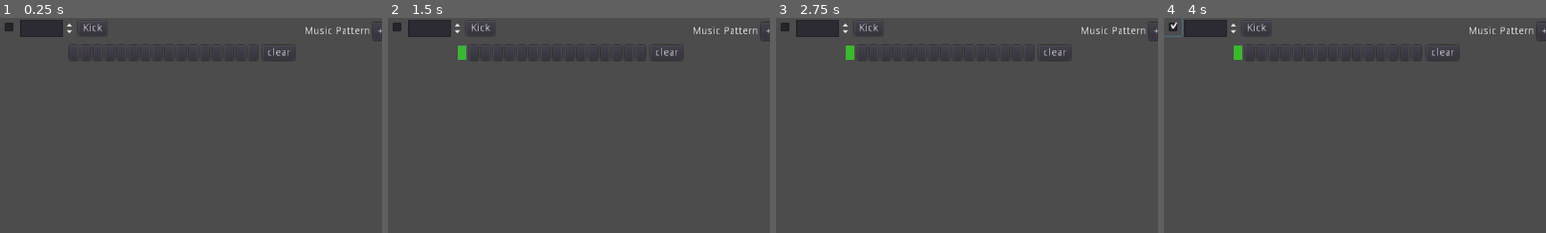
Above: before the commit, frames 1-4 (left to right).
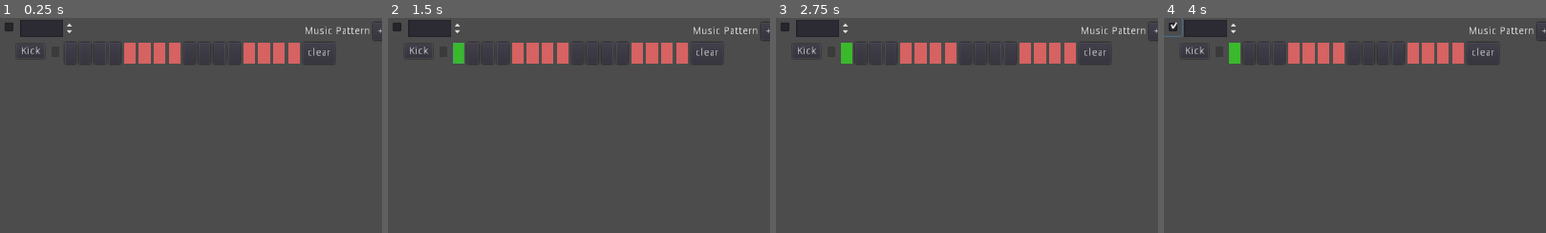
Above: after the commit, the same moments.

Repository: 2439905184/Loops
Game: Godot game, scene res://Main.tscn
Two runs of this game, one before a commit and one after it. Both use one fixed random seed, a clock stepped at 60 frames per second and the inputs below.
Inputs (mouse positions are % of the whole screen's width and height, from its top left; square brackets give the same spot before the commit, where the layout moved):
- Up to frame 1 (0.25 s): no input
- Up to frame 2 (1.5 s): click "clear" at 0.5 s; click (9, 8) [10, 8] at 1.25 s
- Up to frame 3 (2.75 s): click "Play" at 2 s
- Up to frame 4 (4 s): click "Play" at 2.75 s; click (1, 2) at 3.5 s
The pictures show only the part of the screen within x 0-50%, y 0-50%; the shares and areas given below are measured in that part.

The runs differ from the first frame. In frame 1, 2.9% of the frame differs, in the area x 5-88%, y 2-22%; in frame 2, 3.1%; in frame 3, 3.1%; in frame 4, 3.1%.

Commit message:
🎈 perf: 美化通道机架样式

Diff:
--- a/Main.tscn
+++ b/Main.tscn
@@ -6,16 +6,10 @@
 [ext_resource path="res://Main.gd" type="Script" id=4]
 [ext_resource path="res://assets/Grv Kick 25.ogg" type="AudioStream" id=5]
 [ext_resource path="res://a.gd" type="Script" id=6]
+[ext_resource path="res://resource/mulit2.tres" type="StyleBox" id=7]
 
 [node name="Main" type="Node2D"]
 script = ExtResource( 4 )
-
-[node name="clear" type="Button" parent="."]
-margin_left = 352.0
-margin_top = 37.0
-margin_right = 390.0
-margin_bottom = 57.0
-text = "clear"
 
 [node name="JiJIa" type="Node2D" parent="."]
 __meta__ = {
@@ -33,129 +27,174 @@
 margin_bottom = 26.0
 
 [node name="Synth" type="Button" parent="JiJIa"]
-margin_left = 105.0
-margin_top = 4.0
-margin_right = 117.0
-margin_bottom = 24.0
+margin_left = 22.0
+margin_top = 35.0
+margin_right = 60.0
+margin_bottom = 55.0
 text = "Kick"
 
 [node name="kick" type="HBoxContainer" parent="JiJIa"]
-margin_left = 93.0
-margin_top = 37.0
-margin_right = 345.0
-margin_bottom = 57.0
+margin_left = 87.0
+margin_top = 33.0
+margin_right = 449.0
+margin_bottom = 62.0
 script = ExtResource( 6 )
 
 [node name="Button" type="Button" parent="JiJIa/kick"]
-margin_right = 12.0
-margin_bottom = 20.0
+margin_right = 15.0
+margin_bottom = 29.0
+size_flags_horizontal = 3
 custom_styles/pressed = ExtResource( 1 )
 toggle_mode = true
 
 [node name="Button2" type="Button" parent="JiJIa/kick"]
-margin_left = 16.0
-margin_right = 28.0
-margin_bottom = 20.0
+margin_left = 19.0
+margin_right = 35.0
+margin_bottom = 29.0
+size_flags_horizontal = 3
 custom_styles/pressed = ExtResource( 1 )
 toggle_mode = true
 
 [node name="Button3" type="Button" parent="JiJIa/kick"]
-margin_left = 32.0
-margin_right = 44.0
-margin_bottom = 20.0
+margin_left = 39.0
+margin_right = 55.0
+margin_bottom = 29.0
+size_flags_horizontal = 3
 custom_styles/pressed = ExtResource( 1 )
 toggle_mode = true
 
 [node name="Button4" type="Button" parent="JiJIa/kick"]
-margin_left = 48.0
-margin_right = 60.0
-margin_bottom = 20.0
+margin_left = 59.0
+margin_right = 75.0
+margin_bottom = 29.0
+size_flags_horizontal = 3
 custom_styles/pressed = ExtResource( 1 )
 toggle_mode = true
 
 [node name="Button5" type="Button" parent="JiJIa/kick"]
-margin_left = 64.0
-margin_right = 76.0
-margin_bottom = 20.0
-custom_styles/pressed = ExtResource( 1 )
+margin_left = 79.0
+margin_right = 95.0
+margin_bottom = 29.0
+size_flags_horizontal = 3
+custom_styles/hover = ExtResource( 7 )
+custom_styles/pressed = ExtResource( 1 )
+custom_styles/normal = ExtResource( 7 )
 toggle_mode = true
 
 [node name="Button6" type="Button" parent="JiJIa/kick"]
-margin_left = 80.0
-margin_right = 92.0
-margin_bottom = 20.0
-custom_styles/pressed = ExtResource( 1 )
+margin_left = 99.0
+margin_right = 115.0
+margin_bottom = 29.0
+size_flags_horizontal = 3
+custom_styles/hover = ExtResource( 7 )
+custom_styles/pressed = ExtResource( 7 )
+custom_styles/normal = ExtResource( 7 )
 toggle_mode = true
 
 [node name="Button7" type="Button" parent="JiJIa/kick"]
-margin_left = 96.0
-margin_right = 108.0
-margin_bottom = 20.0
-custom_styles/pressed = ExtResource( 1 )
+margin_left = 119.0
+margin_right = 135.0
+margin_bottom = 29.0
+size_flags_horizontal = 3
+custom_styles/hover = ExtResource( 7 )
+custom_styles/pressed = ExtResource( 1 )
+custom_styles/normal = ExtResource( 7 )
 toggle_mode = true
 
 [node name="Button8" type="Button" parent="JiJIa/kick"]
-margin_left = 112.0
-margin_right = 124.0
-margin_bottom = 20.0
-custom_styles/pressed = ExtResource( 1 )
+margin_left = 139.0
+margin_right = 155.0
+margin_bottom = 29.0
+size_flags_horizontal = 3
+custom_styles/hover = ExtResource( 7 )
+custom_styles/pressed = ExtResource( 1 )
+custom_styles/normal = ExtResource( 7 )
 toggle_mode = true
 
 [node name="Button9" type="Button" parent="JiJIa/kick"]
-margin_left = 128.0
-margin_right = 140.0
-margin_bottom = 20.0
+margin_left = 159.0
+margin_right = 175.0
+margin_bottom = 29.0
+size_flags_horizontal = 3
 custom_styles/pressed = ExtResource( 1 )
 toggle_mode = true
 
 [node name="Button10" type="Button" parent="JiJIa/kick"]
-margin_left = 144.0
-margin_right = 156.0
-margin_bottom = 20.0
+margin_left = 179.0
+margin_right = 195.0
+margin_bottom = 29.0
+size_flags_horizontal = 3
 custom_styles/pressed = ExtResource( 1 )
 toggle_mode = true
 
 [node name="Button11" type="Button" parent="JiJIa/kick"]
-margin_left = 160.0
-margin_right = 172.0
-margin_bottom = 20.0
+margin_left = 199.0
+margin_right = 215.0
+margin_bottom = 29.0
+size_flags_horizontal = 3
 custom_styles/pressed = ExtResource( 1 )
 toggle_mode = true
 
 [node name="Button12" type="Button" parent="JiJIa/kick"]
-margin_left = 176.0
-margin_right = 188.0
-margin_bottom = 20.0
+margin_left = 219.0
+margin_right = 235.0
+margin_bottom = 29.0
+size_flags_horizontal = 3
 custom_styles/pressed = ExtResource( 1 )
 toggle_mode = true
 
 [node name="Button13" type="Button" parent="JiJIa/kick"]
-margin_left = 192.0
-margin_right = 204.0
-margin_bottom = 20.0
-custom_styles/pressed = ExtResource( 1 )
+margin_left = 239.0
+margin_right = 255.0
+margin_bottom = 29.0
+size_flags_horizontal = 3
+custom_styles/hover = ExtResource( 7 )
+custom_styles/pressed = ExtResource( 1 )
+custom_styles/normal = ExtResource( 7 )
 toggle_mode = true
 
 [node name="Button14" type="Button" parent="JiJIa/kick"]
-margin_left = 208.0
-margin_right = 220.0
-margin_bottom = 20.0
-custom_styles/pressed = ExtResource( 1 )
+margin_left = 259.0
+margin_right = 275.0
+margin_bottom = 29.0
+size_flags_horizontal = 3
+custom_styles/hover = ExtResource( 7 )
+custom_styles/pressed = ExtResource( 1 )
+custom_styles/normal = ExtResource( 7 )
 toggle_mode = true
 
 [node name="Button15" type="Button" parent="JiJIa/kick"]
-margin_left = 224.0
-margin_right = 236.0
-margin_bottom = 20.0
-custom_styles/pressed = ExtResource( 1 )
+margin_left = 279.0
+margin_right = 295.0
+margin_bottom = 29.0
+size_flags_horizontal = 3
+custom_styles/hover = ExtResource( 7 )
+custom_styles/pressed = ExtResource( 1 )
+custom_styles/normal = ExtResource( 7 )
 toggle_mode = true
 
 [node name="Button16" type="Button" parent="JiJIa/kick"]
-margin_left = 240.0
-margin_right = 252.0
-margin_bottom = 20.0
-custom_styles/pressed = ExtResource( 1 )
-toggle_mode = true
+margin_left = 299.0
+margin_right = 315.0
+margin_bottom = 29.0
+size_flags_horizontal = 3
+custom_styles/hover = ExtResource( 7 )
+custom_styles/pressed = ExtResource( 1 )
+custom_styles/normal = ExtResource( 7 )
+toggle_mode = true
+
+[node name="clear" type="Button" parent="JiJIa/kick"]
+margin_left = 319.0
+margin_right = 362.0
+margin_bottom = 29.0
+text = "clear"
+
+[node name="Container" type="ColorRect" parent="JiJIa"]
+margin_left = 69.0
+margin_top = 38.0
+margin_right = 80.0
+margin_bottom = 53.0
+color = Color( 0.235294, 0.231373, 0.231373, 1 )
 
 [node name="Pattern" type="Node2D" parent="."]
 
@@ -263,7 +302,7 @@
 [node name="Timer" type="Timer" parent="."]
 wait_time = 0.46
 
-[connection signal="pressed" from="clear" to="." method="_on_clear_pressed"]
+[connection signal="pressed" from="JiJIa/kick/clear" to="." method="_on_clear_pressed"]
 [connection signal="pressed" from="HBoxContainer/Play" to="." method="_on_Play_pressed"]
 [connection signal="pressed" from="HBoxContainer/Stop" to="." method="_on_Stop_pressed"]
 [connection signal="timeout" from="Timer" to="." method="_on_Timer_timeout"]
--- /dev/null
+++ b/resource/mulit2.tres
@@ -0,0 +1,4 @@
+[gd_resource type="StyleBoxFlat" format=2]
+
+[resource]
+bg_color = Color( 0.839216, 0.384314, 0.384314, 1 )
Not shown: 1 places in Main.tscn that only renumber resources
